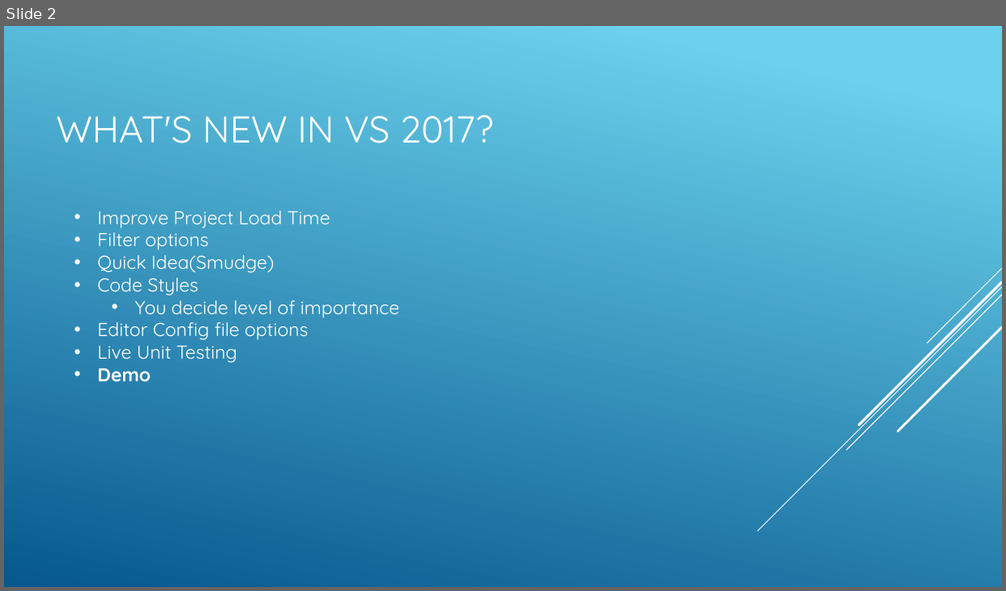
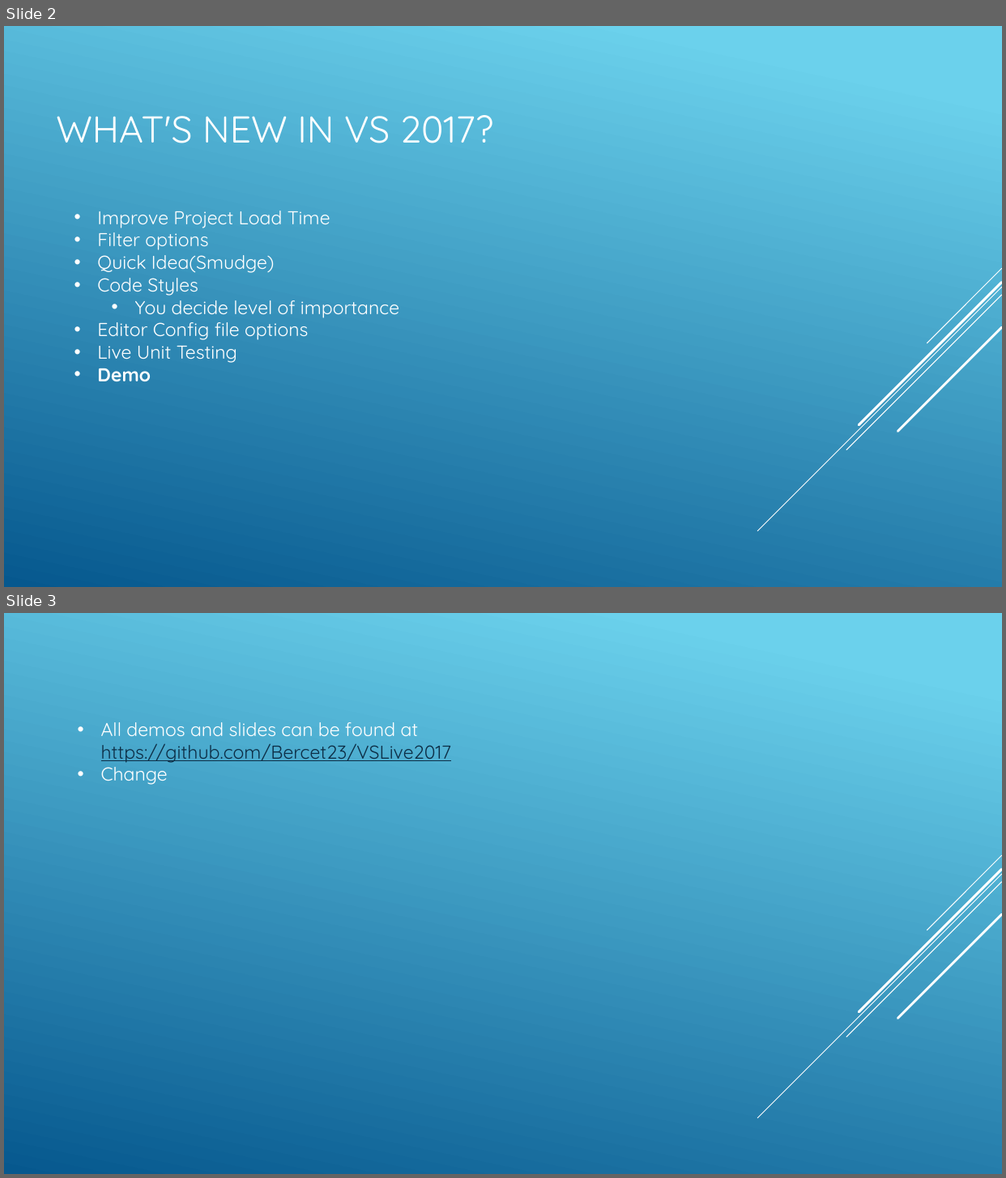
Before and after one commit to Bercet23/VSLive2017, a slide deck: VS LIVE 2017 Chicago.pptx. Shown one above the other, each under a label of ours: slide 2 before the commit, slides 2 and 3 after it. The pictures are 1006x591 and 1006x1178 pixels, drawn with LibreOffice and Linux fonts; fonts in the diff are those of the drawing. Boxes give left, top, right and bottom in pixels: in the first picture for what was removed or moved away, otherwise in the second. Text is boxed around its words. In the diff, an @@ line names an element or a change of style, - is before the commit and + after.

```diff
--- a/VS LIVE 2017 Chicago.pptx
+++ b/VS LIVE 2017 Chicago.pptx
@@ slide 3 added at (4,613,1002,1174), background gradient #6ED2EB to #06588E; not listed: 5 template elements that a slide beside it also shows @@
@@ text added at (101,722,452,785), 18 pt, text #0D2E46, underline @@
+• All demos and slides can be found at https://github.com/Bercet23/VSLive2017
+• Change
```
